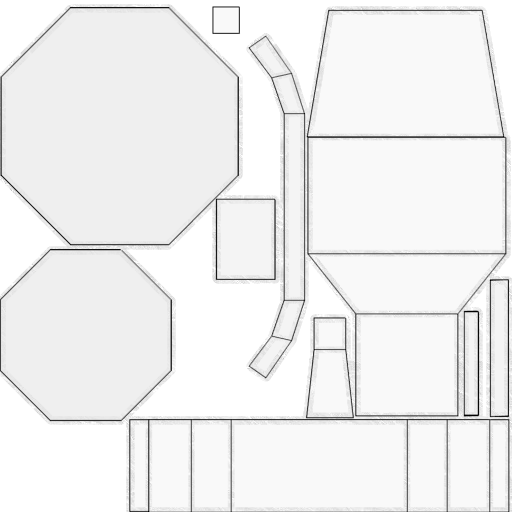
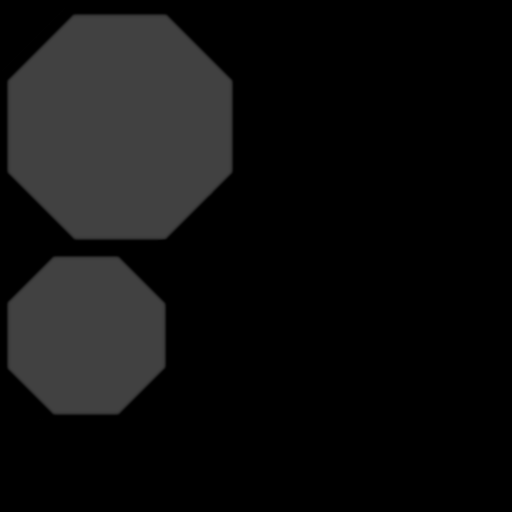
Comparing the layer stacks of the two 512 x 512 images. Changes:
hid "euf_resonator.png" over [left=0, top=6, right=510, bottom=512]
hid "perimetro", painted on it over [left=0, top=4, right=512, bottom=512]
added layer "perimetro copia #4" above "perimetro copia #3" over [left=0, top=0, right=512, bottom=512]
added layer "perimetro copia #3" above "perimetro copia #2" over [left=0, top=0, right=512, bottom=512]
added layer "perimetro copia #2" above "perimetro copia #1" over [left=0, top=0, right=512, bottom=512]
added layer "perimetro copia #1" above "perimetro copia" over [left=0, top=0, right=512, bottom=512]
added layer "perimetro copia" above "luce copia" over [left=0, top=0, right=512, bottom=512]
added layer "colore" (50%) above "scuro" over [left=2, top=5, right=243, bottom=420]
added layer "scuro #1" above "Livello incollato copia" over [left=0, top=0, right=512, bottom=512]
